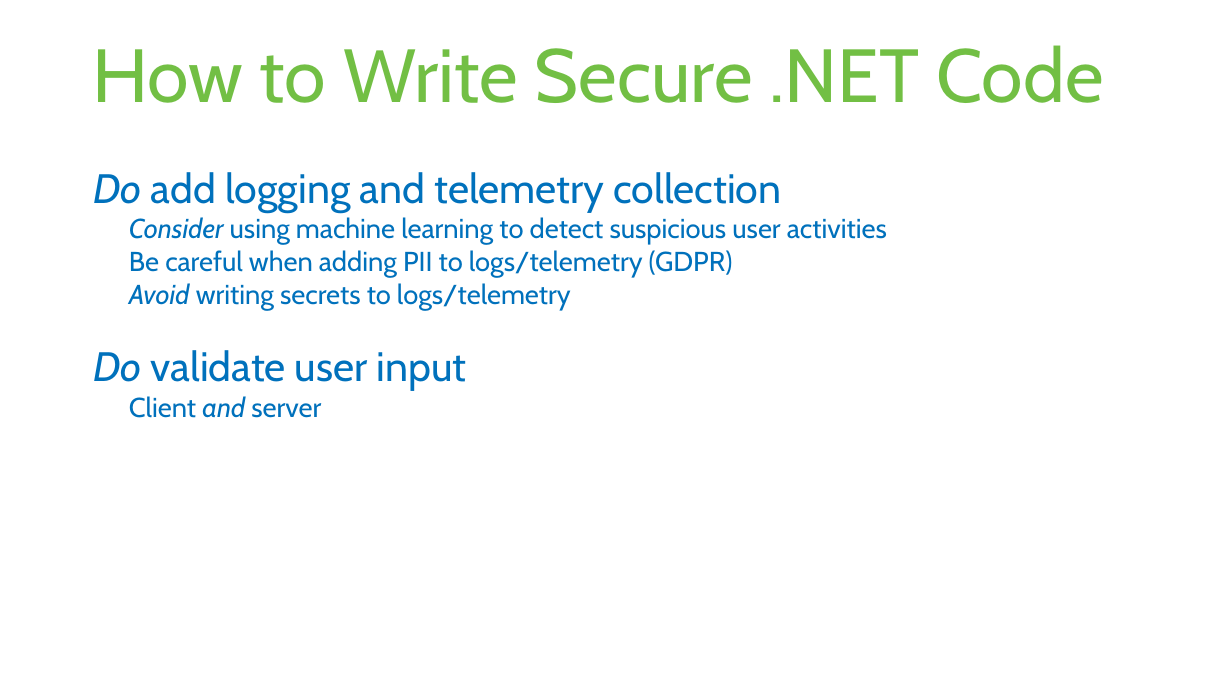
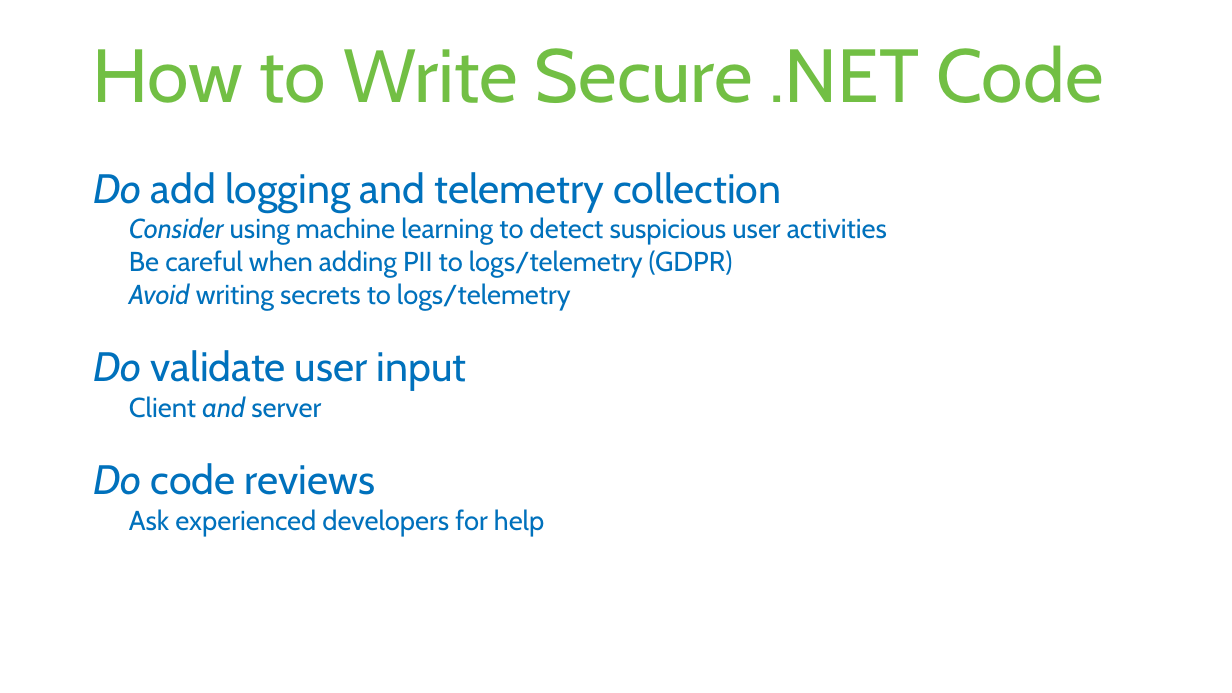
Before and after one commit to rstropek/SecureCodingDotNet, a slide deck: slide 8 of Slides/Secure-Coding-Dot-Net.pptx. Drawn at 1232x693 pixels with LibreOffice and Linux fonts; fonts in the diff are those of the drawing. Boxes give left, top, right and bottom in pixels: in the first picture for what was removed or moved away, otherwise in the second. Text is boxed around its words. In the diff, an @@ line names an element or a change of style, - is before the commit and + after.

Commit message:
Minor slide update

```diff
--- a/Slides/Secure-Coding-Dot-Net.pptx
+++ b/Slides/Secure-Coding-Dot-Net.pptx
@@ text at (93, 463, 544, 536): paragraphs added @@
+Do code reviews
+  Ask experienced developers for help
```
